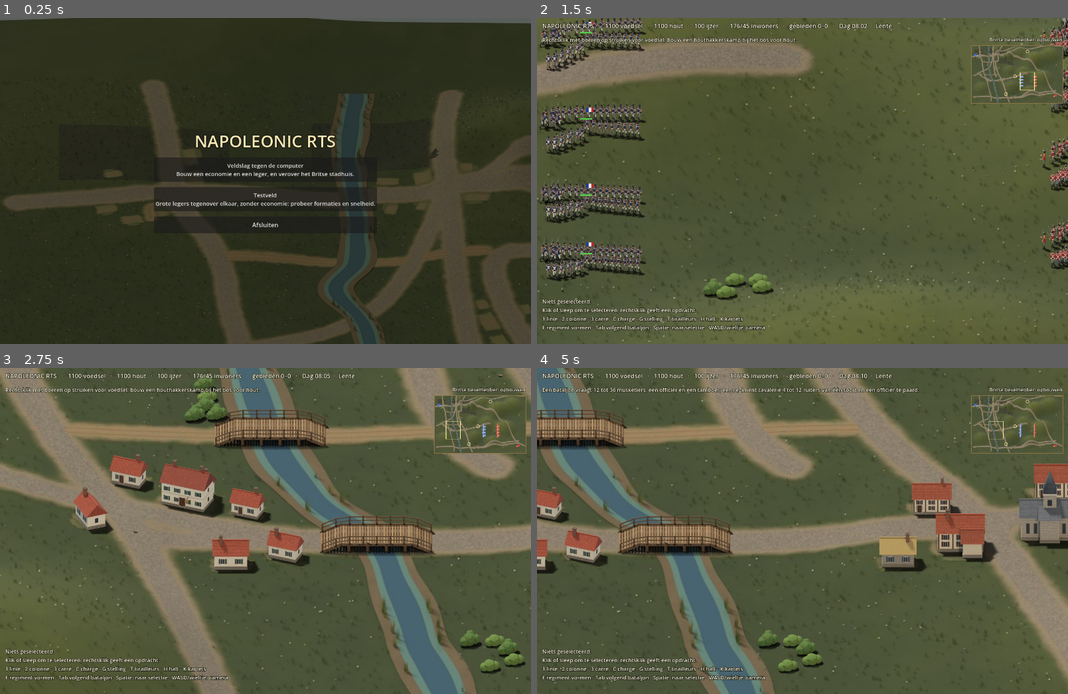
Above: before the commit, frames 1-4 (two rows, left to right).
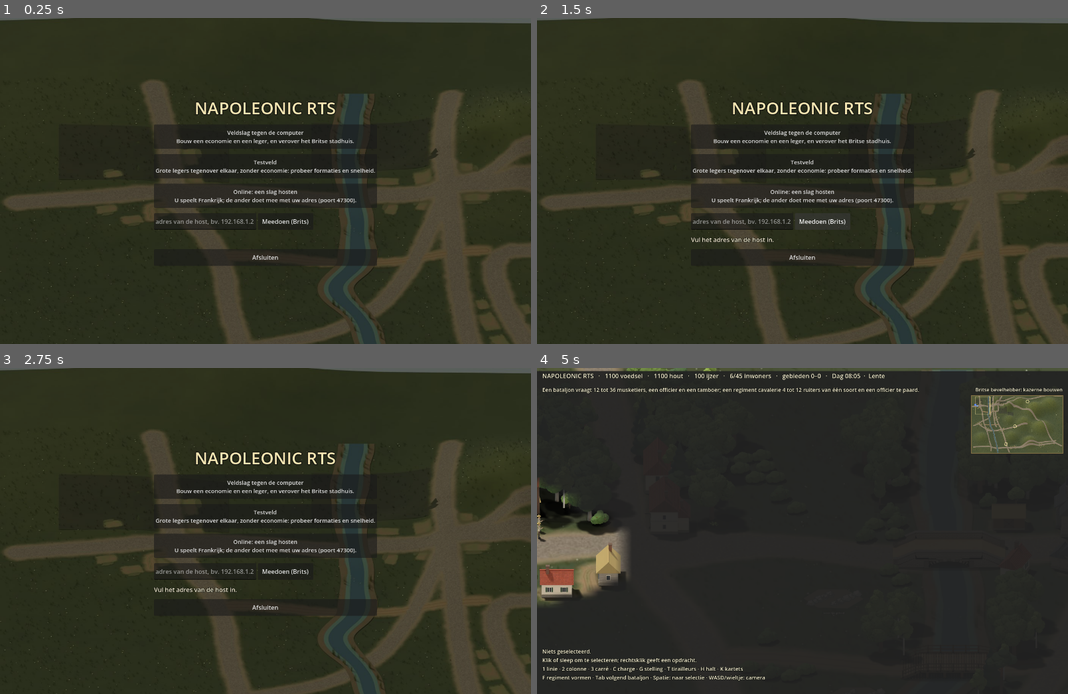
Above: after the commit, the same moments.

Repository: thomasgerritsen-code/-napoleonic-rts.
Game: Godot game, scene res://scenes/menu.tscn
Same seed, same stepped clock (60 frames per second), same inputs: the game is played once before the commit and once after it.
Inputs (mouse positions are in pixels of both pictures, inside the frame that each line leads up to):
- Up to frame 1 (0.25 s): no input
- Up to frame 2 (1.5 s): click (802, 197) at 0.5 s, where only the run after the commit has a clickable "Online: een slag hosten U spe…"; click (823, 220) at 1.25 s, where only the run after the commit has a clickable "Meedoen (Brits)"
- Up to frame 3 (2.75 s): drag from (477, 423) to (318, 459) at 2.02 s
- Up to frame 4 (5 s): click (802, 485) at 2.75 s, where only the run after the commit has a clickable "Veldslag tegen de computer Bo…"; tap Enter at 3.5 s; drag from (696, 547) to (775, 596) at 3.52 s; move the mouse to (855, 459) at 4.27 s; hold D from 4.28 s (still down); tap R at 4.35 s; tap F at 4.55 s

The runs differ from the first frame. In frame 1, 4.6% of the frame differs, in the area x 29-71%, y 25-76%; in frame 2, 88%; in frame 3, 87%; in frame 4, 92%, in the area x 0-100%, y 0-100%.

Commit message:
Godot online: host or join from the menu
Host a battle (France): the menu shows this machine's addresses and waits
on UDP port 47300. Join (Britain) with the host's address. The battle
starts on both ends once both are there. Online there is no 'new battle'
key; back in the menu the line is closed. The README explains it,
including port forwarding or a VPN for play over the internet.

Co-Authored-By: Claude Opus 5.5 <noreply@anthropic.com>
Claude-Session: https://claude.ai/code/session_01JtYPWDhBYAE3XgwFqp4SE2

Diff:
--- a/godot/scripts/hud.gd
+++ b/godot/scripts/hud.gd
@@ -288,11 +288,12 @@
 			table.add_child(c)
 	var buttons := HBoxContainer.new()
 	box.add_child(buttons)
-	var again := Button.new()
-	again.text = "Nieuwe slag (R)"
-	again.custom_minimum_size = Vector2(170, 44)
-	again.pressed.connect(func() -> void: battle.get_tree().reload_current_scene())
-	buttons.add_child(again)
+	if battle.net_role == "":
+		var again := Button.new()
+		again.text = "Nieuwe slag (R)"
+		again.custom_minimum_size = Vector2(170, 44)
+		again.pressed.connect(func() -> void: battle.get_tree().reload_current_scene())
+		buttons.add_child(again)
 	var menu := Button.new()
 	menu.text = "Hoofdmenu (F10)"
 	menu.custom_minimum_size = Vector2(170, 44)
--- a/godot/scripts/main.gd
+++ b/godot/scripts/main.gd
@@ -1654,7 +1654,7 @@
 	if key != null and key.pressed and not key.echo:
 		match key.physical_keycode:
 			KEY_R:
-				if result != "":
+				if result != "" and net_role == "":
 					get_tree().reload_current_scene()
 			KEY_F10:
 				get_tree().change_scene_to_file("res://scenes/menu.tscn")
--- a/godot/scripts/menu.gd
+++ b/godot/scripts/menu.gd
@@ -1,9 +1,20 @@
 extends Control
-## The start menu, as the web game's: a battle against the computer, or the
-## test field where two large armies meet without economy.
+## The start menu, as the web game's: a battle against the computer, the
+## test field where two large armies meet without economy, or a battle
+## online against another player: one hosts (France) and waits, the other
+## joins with the host's address (Britain); it starts once both are there.
+
+var _online_note: Label
+var _address: LineEdit
 
 
 func _ready() -> void:
+	# Back from an online battle: the line is closed.
+	var old := NetLink.find(get_tree())
+	if old != null:
+		old.close()
+		old.queue_free()
+	Battle.online_role = ""
 	var meta: Dictionary = Iso.read_json("res://assets/map/ground.json")
 	var ground := TextureRect.new()
 	ground.texture = load("res://assets/map/" + String(meta["image"]))
@@ -27,6 +38,7 @@
 	box.add_child(title)
 	_choice(box, "Veldslag tegen de computer", "Bouw een economie en een leger, en verover het Britse stadhuis.", "campaign")
 	_choice(box, "Testveld", "Grote legers tegenover elkaar, zonder economie: probeer formaties en snelheid.", "lab")
+	_online(box)
 	var quit_button := Button.new()
 	quit_button.text = "Afsluiten"
 	quit_button.custom_minimum_size = Vector2(420, 44)
@@ -43,3 +55,77 @@
 		Battle.mode = mode
 		get_tree().change_scene_to_file("res://scenes/main.tscn"))
 	box.add_child(button)
+
+
+func _online(box: VBoxContainer) -> void:
+	var host_button := Button.new()
+	host_button.text = "Online: een slag hosten\nU speelt Frankrijk; de ander doet mee met uw adres (poort %d)." % NetLink.PORT
+	host_button.custom_minimum_size = Vector2(420, 64)
+	host_button.add_theme_font_size_override("font_size", 15)
+	host_button.pressed.connect(_host)
+	box.add_child(host_button)
+	var row := HBoxContainer.new()
+	box.add_child(row)
+	_address = LineEdit.new()
+	_address.placeholder_text = "adres van de host, bv. 192.168.1.20"
+	_address.custom_minimum_size = Vector2(270, 44)
+	row.add_child(_address)
+	var join_button := Button.new()
+	join_button.text = "Meedoen (Brits)"
+	join_button.custom_minimum_size = Vector2(146, 44)
+	join_button.pressed.connect(_join)
+	row.add_child(join_button)
+	_online_note = Label.new()
+	_online_note.custom_minimum_size = Vector2(420, 0)
+	_online_note.autowrap_mode = TextServer.AUTOWRAP_WORD_SMART
+	_online_note.add_theme_color_override("font_color", Color(0.96, 0.93, 0.82))
+	_online_note.add_theme_color_override("font_outline_color", Color(0.06, 0.07, 0.05))
+	_online_note.add_theme_constant_override("outline_size", 4)
+	box.add_child(_online_note)
+
+
+func _host() -> void:
+	var link := NetLink.make(get_tree())
+	var err := link.host()
+	if err != OK:
+		_online_note.text = "Hosten lukt niet (poort %d bezet?)." % NetLink.PORT
+		return
+	var mine: Array[String] = []
+	for ip in IP.get_local_addresses():
+		if ip.count(".") == 3 and not ip.begins_with("127.") and not ip.begins_with("169.254."):
+			mine.append(ip)
+	_online_note.text = "Wachten op een tegenstander… Uw adres: %s (poort %d). Over internet moet de poort in de router doorgestuurd zijn." % [
+		", ".join(mine) if not mine.is_empty() else "onbekend", NetLink.PORT]
+	link.joined.connect(func() -> void:
+		_online_note.text = "Tegenstander verbonden: de slag begint."
+		link.start())
+	link.started.connect(_go.bind("host"))
+
+
+func _join() -> void:
+	var address := _address.text.strip_edges()
+	if address == "":
+		_online_note.text = "Vul het adres van de host in."
+		return
+	var link := NetLink.make(get_tree())
+	if link.join(address) != OK:
+		_online_note.text = "Verbinden met %s lukt niet." % address
+		return
+	_online_note.text = "Verbinden met %s…" % address
+	link.joined.connect(func() -> void: _online_note.text = "Verbonden: wachten tot de host begint.")
+	link.left.connect(func() -> void: _online_note.text = "Geen verbinding met %s." % address)
+	link.started.connect(_go.bind("client"))
+
+
+func _go(role: String) -> void:
+	# The menu goes; its listeners on the link go with it.
+	var link := NetLink.find(get_tree())
+	if link != null:
+		for sig: String in ["joined", "left", "started"]:
+			for c: Dictionary in link.get_signal_connection_list(sig):
+				var callable: Callable = c["callable"]
+				if callable.get_object() == self:
+					link.disconnect(sig, callable)
+	Battle.mode = "campaign"
+	Battle.online_role = role
+	get_tree().change_scene_to_file("res://scenes/main.tscn")
Not shown, changed: godot/README.md
